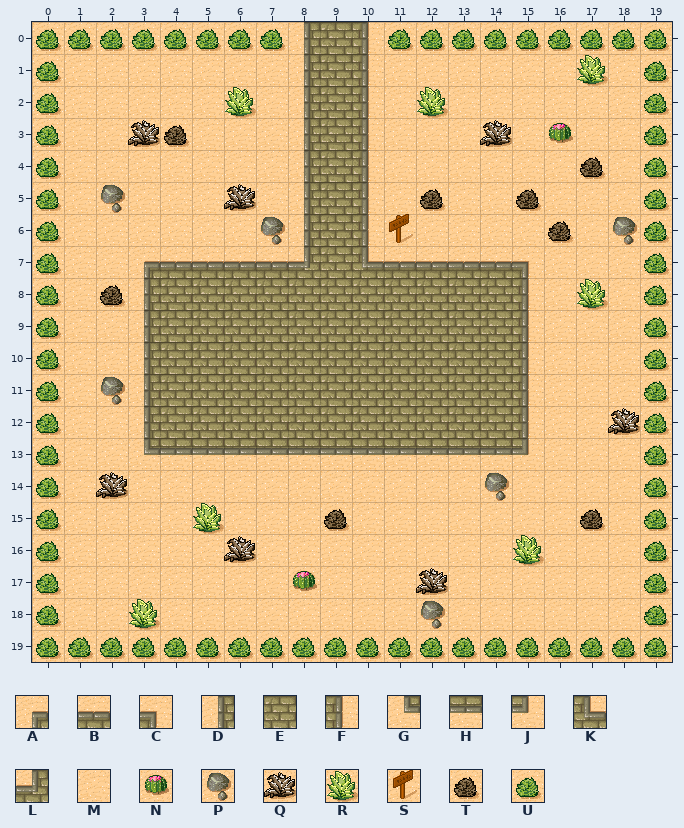
Level history. Tiled map: maps/test.tmx. Above: the version before the commit.
Cells are 32x32 px. Shown: x 0..19, y 0..19.
Key: from "desert": A 0, B 1, C 2, D 8, E 9, F 10, G 16, H 17, J 18, K 27, L 28, M 29, N 30, P 31, Q 38, R 39, S 45, T 46, U 47.
_ is an empty cell.
Layer "Tile Layer 1" before, first column x 0:
 0 UUUUUUUUDEFUUUUUUUUU
 1 UMMMMMMMDEFMMMMMMRMU
 2 UMMMMMRMDEFMRMMMMMMU
 3 UMMQTMMMDEFMMMQMNMMU
 4 UMMMMMMMDEFMMMMMMTMU
 5 UMPMMMQMDEFMTMMTMMMU
 6 UMMMMMMPDEFSMMMMTMPU
 7 UMMABBBBLEKBBBBCMMMU
 8 UMTDEEEEEEEEEEEFMRMU
 9 UMMDEEEEEEEEEEEFMMMU
10 UMMDEEEEEEEEEEEFMMMU
11 UMPDEEEEEEEEEEEFMMMU
12 UMMDEEEEEEEEEEEFMMQU
13 UMMGHHHHHHHHHHHJMMMU
14 UMQMMMMMMMMMMMPMMMMU
15 UMMMMRMMMTMMMMMMMTMU
16 UMMMMMQMMMMMMMMRMMMU
17 UMMMMMMMNMMMQMMMMMMU
18 UMMRMMMMMMMMPMMMMMMU
19 UUUUUUUUUUUUUUUUUUUU
Now the later version:
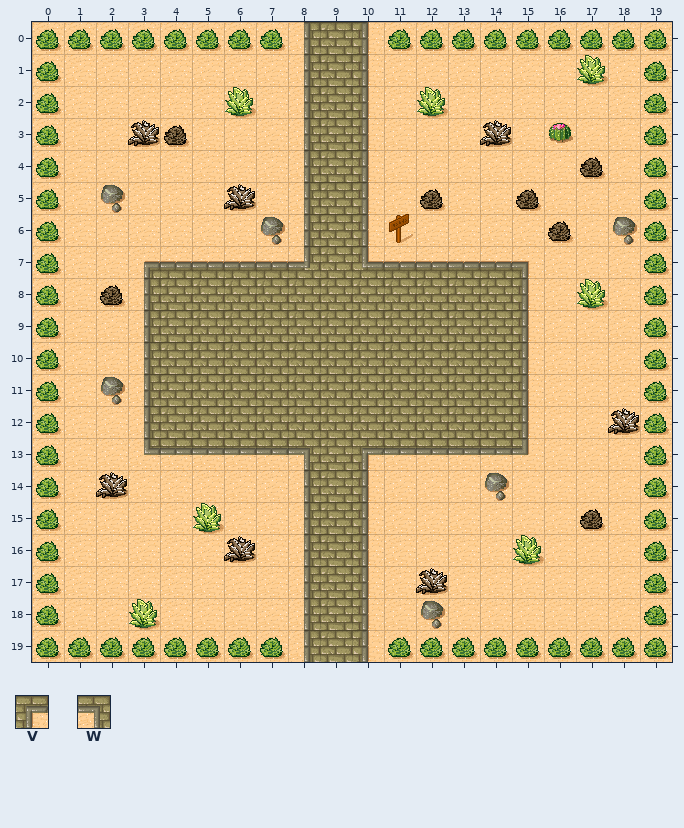
Further tiles: from "desert": V 19, W 20.
The exact change:
Layer "Tile Layer 1":
y 13: x 8..10 HHH -> WEV
y 14: x 8..10 MMM -> DEF
y 15: x 8..10 MTM -> DEF
y 16: x 8..10 MMM -> DEF
y 17: x 8..10 NMM -> DEF
y 18: x 8..10 MMM -> DEF
y 19: x 8..10 UUU -> DEF
Pixel boxes of the changes (left, top, right, bottom) in both pictures:
changed: (288, 439, 384, 662)
